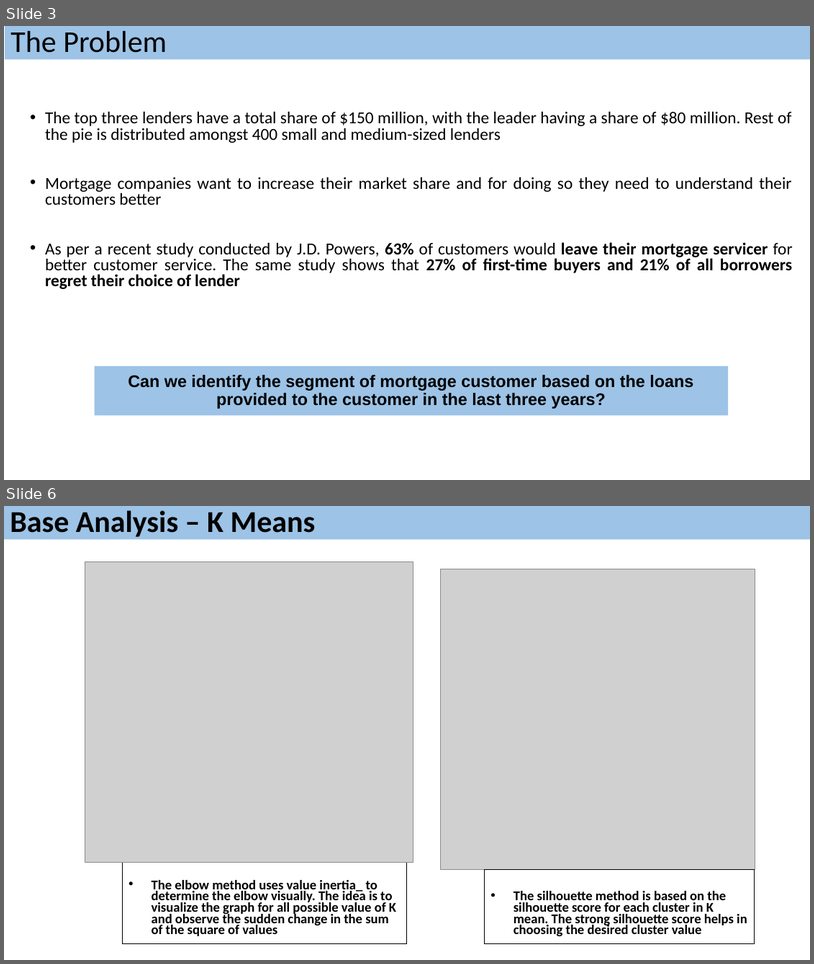
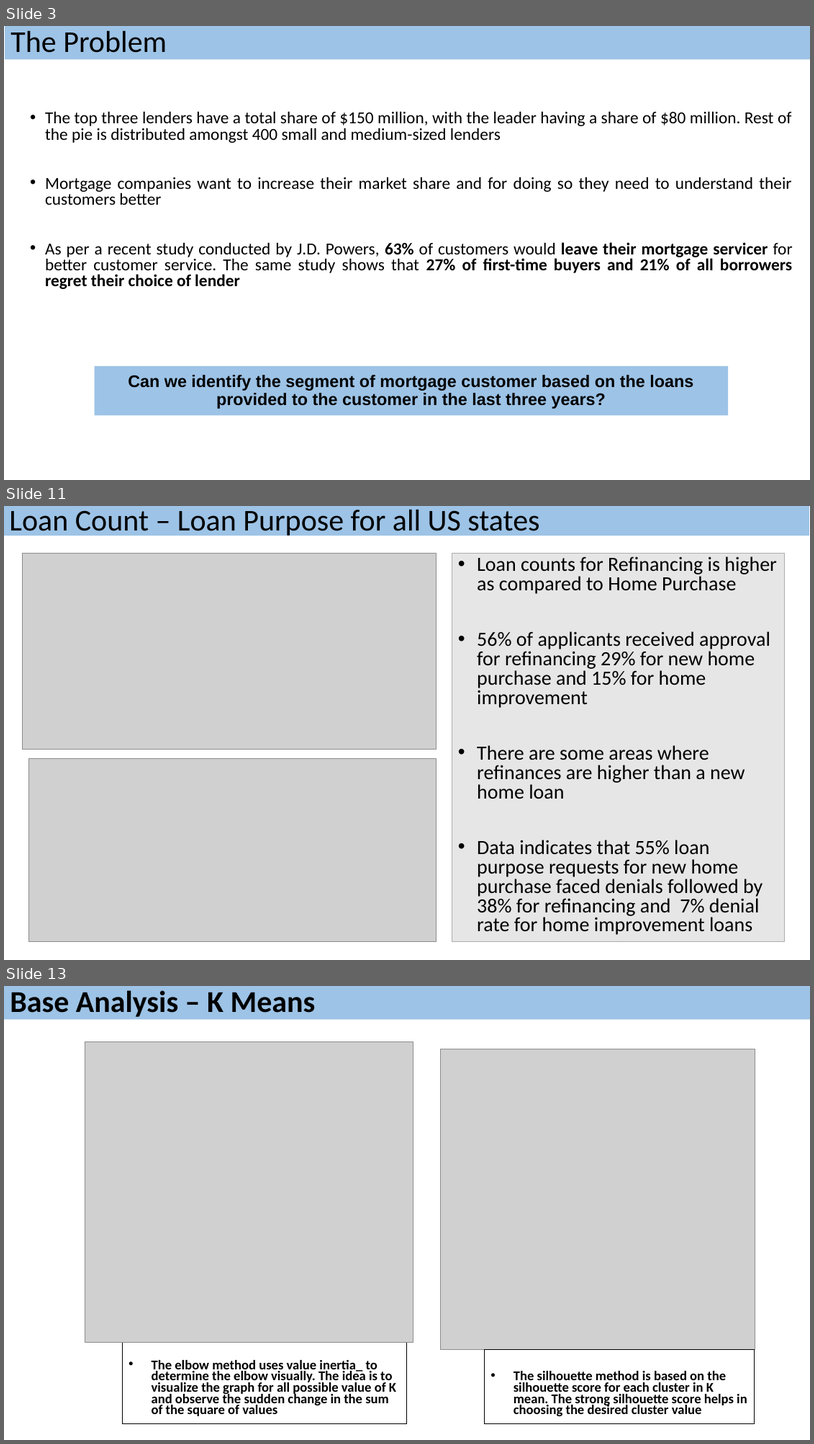
Before and after one commit to saurabhspundir/MortgageCustomerSegmentation, a slide deck: MortgageCustomerSegmentationSlides.pptx. Shown one above the other, each under a label of ours: slides 3 and 6 before the commit, slides 3, 11 and 13 after it; the slides between them are not shown. The pictures are 814x964 and 814x1444 pixels, drawn with LibreOffice and Linux fonts; fonts in the diff are those of the drawing; grey boxes stand for pictures. Boxes give left, top, right and bottom in pixels: in the first picture for what was removed or moved away, otherwise in the second. Text is boxed around its words. In the diff, an @@ line names an element or a change of style, - is before the commit and + after.

```diff
--- a/MortgageCustomerSegmentationSlides.pptx
+++ b/MortgageCustomerSegmentationSlides.pptx
@@ slide 11 added at box(4, 506, 810, 960), background #FFFFFF @@
@@ rectangle added at box(4, 506, 810, 536), fill #9DC3E6, 36 pt, text #000000 @@
+Loan Count – Loan Purpose for all US states
@@ picture added at box(22, 554, 436, 749) @@
@@ text added at box(453, 554, 785, 942), fill #E7E6E6, outline #AFABAB 0.75 pt, 24 pt, text #000000 @@
+• Loan counts for Refinancing is higher as compared to Home Purchase
+• 56% of applicants received approval for refinancing 29% for new home purchase and 15% for home improvement
+• There are some areas where refinances are higher than a new home loan
+• Data indicates that 55% loan purpose requests for new home purchase faced denials followed by 38% for refinancing and 7% denial rate for home improvement loans
@@ picture added at box(28, 758, 436, 942) @@
@@ what was slide 6 is now slide 13 @@
```
Also in this commit, not shown: 9 slides changed, 6 other slides added.
